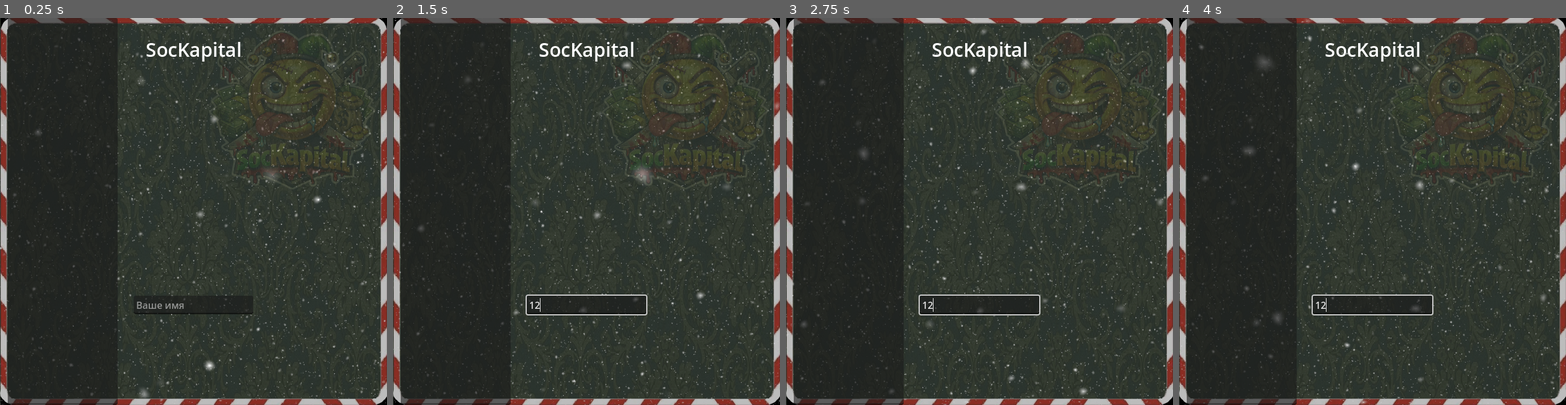
Above: before the commit, frames 1-4 (left to right).
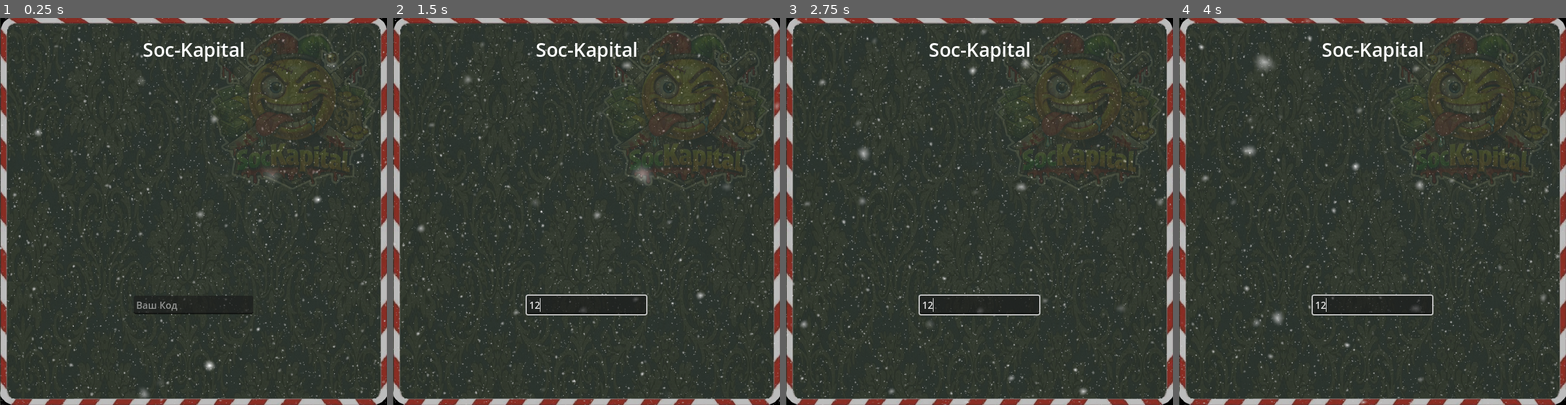
Above: after the commit, the same moments.

Repository: SumZbrod/SocKapitalGD
Game: Godot game, scene res://scene/main.tscn
The game is run twice, just before and just after one commit, with the same random seed, the same clock (stepped at 60 frames per second) and the same inputs.
Inputs (mouse positions are in pixels of both pictures, inside the frame that each line leads up to):
- Up to frame 1 (0.25 s): no input
- Up to frame 2 (1.5 s): click (586, 304) at 0.52 s; type "12" at 0.6 s
- Up to frame 3 (2.75 s): no input
- Up to frame 4 (4 s): no input

The runs differ from the first frame. In frame 1, 2.9% of the frame differs, in the area x 2-63%, y 0-100%; in frame 2, 2.9%; in frame 3, 3.0%; in frame 4, 3.3%.

Commit message:
web build

Diff:
--- a/project.godot
+++ b/project.godot
@@ -13,6 +13,8 @@
 config/name="SocKapital"
 run/main_scene="uid://cpwdrknl4gdqk"
 config/features=PackedStringArray("4.5", "Forward Plus")
+boot_splash/bg_color=Color(0.075366445, 0.20548612, 0.097499184, 1)
+boot_splash/image="uid://db4uqjuthofgp"
 config/icon="res://assets/img/icon.png"
 
 [display]
--- a/scene/main.tscn
+++ b/scene/main.tscn
@@ -44,7 +44,7 @@
 layout_mode = 2
 size_flags_horizontal = 4
 theme_override_font_sizes/font_size = 32
-text = "SocKapital"
+text = "Soc-Kapital"
 
 [node name="VotingContainer" parent="UpperBlock" instance=ExtResource("2_wp4xf")]
 layout_mode = 2
@@ -84,7 +84,7 @@
 [node name="InputField" type="LineEdit" parent="VBox"]
 custom_minimum_size = Vector2(200, 0)
 layout_mode = 2
-placeholder_text = "Ваше имя"
+placeholder_text = "Ваш Код"
 
 [node name="NextButton" type="Button" parent="VBox"]
 visible = false
@@ -174,6 +174,7 @@
 grow_vertical = 2
 
 [node name="HistoryLog" type="TextEdit" parent="."]
+visible = false
 layout_mode = 1
 anchors_preset = -1
 anchor_left = 0.02
@@ -182,6 +183,11 @@
 grow_horizontal = 2
 grow_vertical = 2
 
+[node name="PingTimer" type="Timer" parent="."]
+wait_time = 10.0
+autostart = true
+
 [connection signal="value_changed" from="VBox/HSlider" to="." method="_on_h_slider_value_changed"]
 [connection signal="pressed" from="VBox/NextButton" to="." method="_on_next_button_pressed"]
 [connection signal="timeout" from="StateTimer" to="." method="_on_state_timer_timeout"]
+[connection signal="timeout" from="PingTimer" to="." method="_on_ping_timer_timeout"]
--- a/script/main.gd
+++ b/script/main.gd
@@ -12,12 +12,14 @@
 @onready var my_result: Label = $Account/MyResult
 @onready var account: VBoxContainer = $Account
 @onready var history_log: TextEdit = $HistoryLog
+@onready var ping_timer: Timer = $PingTimer
 
 @onready var label_state: Label = $UpperBlock/LabelState
 @onready var voting_container: VotingContainerClass = $UpperBlock/VotingContainer
 @onready var state_timer: Timer = $StateTimer
 var new_state
 var game_history := ''
+var peer := WebSocketMultiplayerPeer.new()
 
 enum {
 	JOIN,
@@ -28,34 +30,50 @@
 }
 var state := JOIN
 
-const PORT: int = 8080
-var SERVER_URL: String = "ws://127.0.0.1:" + str(PORT)
-
 var players_data: Dictionary = {}  # {player_id: {'place': int, 'name':str, 'request_result':int, 'alive': bool 'ready': bool, 'balance': int, 'request': int, 'vote': {player_id: int}}}
 var offline_players := {};
 var game_data: Dictionary = {'init_budget': 0, 'voting': {}, 'vote_winner': {}}
-var max_time := 1.
-var time := 0.
 var ava_id_shift := randi() % 9
 var ava_id_step:int = [1, 2, 4, 5, 7, 8].pick_random()
+var player_codes = {}
+
+const PORT: int = 8080
+var SERVER_URL: String
+
+func _process(_delta):
+	if peer:
+		peer.poll()
 
 func _ready() -> void:
+	if OS.has_feature("web"):
+		SERVER_URL = "wss://soc-kapital.ru/ws/"  # Обязательно wss и путь /ws/
+	else:
+		SERVER_URL = "ws://127.0.0.1:" + str(PORT)
 	var args = OS.get_cmdline_args()
+
 	for arg in args:
 		arg = arg as String
-		if arg.begins_with("-p="):
-			var value = arg.split("=")[1]
-			start_player_count = value.to_int()
+		if arg.begins_with(">"):
+			var players_names = arg.split(" ")
+			for pl_name in players_names:
+				var code = randi() % 1_000_000
+				player_codes[str(code)] = {'name': pl_name, 'not_used': true}
+
+	if !player_codes:
+		var names = "ABCDEXYZW".split()
+		for i in range(start_player_count):
+			player_codes[str(i)] = {'name': names[i], 'not_used': true}
+
 	voting_container.change_decition.connect(_on_change_voting)
 	input_field.text_submitted.connect(_on_text_submitted)
 	state = JOIN
+
 	if OS.has_feature("dedicated_server") or "--server" in OS.get_cmdline_args():
 		start_server()
 	else:
 		start_client()
 
 func start_server() -> void:
-	var peer: WebSocketMultiplayerPeer = WebSocketMultiplayerPeer.new()
 	var err: Error = peer.create_server(PORT)
 	if err != OK:
 		push_error("Ошибка сервера: " + str(err))
@@ -69,7 +87,6 @@
 	multiplayer.peer_disconnected.connect(_on_player_disconnected)
 
 func start_client() -> void:
-	var peer: WebSocketMultiplayerPeer = WebSocketMultiplayerPeer.new()
 	var err: Error = peer.create_client(SERVER_URL)
 	if err != OK:
 		push_error("Ошибка клиента: " + str(err))
@@ -83,10 +100,6 @@
 
 func _on_player_connected(pid: int) -> void:
 	_server_restore_screen(pid)
-	if state == JOIN:
-		message_label.text = "Ожидайте начала игры"
-	else:
-		message_label.text = "Игра уже началась"
 
 func _on_player_disconnected(id: int) -> void:
 	if id in players_data:
@@ -98,10 +111,6 @@
 	var pid = multiplayer.get_unique_id()
 	_server_restore_screen(pid)
 	print("Подключен! ID: " + str(pid))
-	if state == JOIN:
-		message_label.text = "Ожидайте начала игры"
-	else:
-		message_label.text = "Игра уже началась"
 
 @rpc("any_peer", "call_remote", "reliable")
 func _server_restore_screen(pid: int):
@@ -117,12 +126,25 @@
 	message_label.text = "Сервер недоступен"
 
 @rpc("any_peer", "call_remote", "reliable")
-func _server_create_new_player(id: int):
+func _server_create_new_player(id: int, code_text: String):
 	if !multiplayer.is_server():
 		return
-	var ava_id = (ava_id_shift + ava_id_step*players_data.size()) % 9
-	var peer_addres = multiplayer.multiplayer_peer.get_peer_address(id)
-	players_data[id] = {'peer_addres': peer_addres, 'alive': true, 'ready': false, 'name': id, 'ava_id': ava_id, 'balance': 0, 'request': 0, 'request_result':0, 'vote': {}, 'place': 0}
+	print(player_codes)
+	if code_text in player_codes:
+		if player_codes[code_text]['not_used']:
+			var ava_id = (ava_id_shift + ava_id_step*players_data.size()) % 9
+			var peer_addres = multiplayer.multiplayer_peer.get_peer_address(id)
+			players_data[id] = {'peer_addres': peer_addres, 'alive': true, 'ready': false, 'name': player_codes[code_text]['name'], 'ava_id': ava_id, 'balance': 0, 'request': 0, 'request_result':0, 'vote': {}, 'place': 0}
+		else:
+			var update_date = {
+				"message_label" : "Этот код уже использован"
+			}
+			_client_change_screen_data.rpc_id(id, update_date)
+	else:
+		var update_date = {
+				"message_label" : "Неправильный код"
+		}
+		_client_change_screen_data.rpc_id(id, update_date)
 
 func get_player_screen_data() -> Dictionary:
 	var res = {
@@ -141,7 +163,7 @@
 		return
 	if state != JOIN:
 		return
-	_server_create_new_player.rpc_id(1, multiplayer.get_unique_id())
+	_server_create_new_player.rpc_id(1, multiplayer.get_unique_id(), text)
 	_on_next_button_pressed()
 
 @rpc("any_peer", "call_remote", "reliable")
@@ -151,7 +173,7 @@
 		return
 	if pid not in players_data:
 		push_warning("[_server_update_game] pid not in players_data")
-		push_warning("[_server_update_game] s" % str(players_data))
+		push_warning("[_server_update_game] %s" % str(players_data))
 		return
 	if players_data[pid]['ready']:
 		push_warning("[_server_update_game] already ready")
@@ -197,10 +219,9 @@
 ## Должен обновлять имя и обновлять VotingContaine
 ## Проверяет что игру можно начинать
 ## Не даёт повторного выполнения
-func _server_update_game_on_join(pid: int, player_data: Dictionary) -> void:
+func _server_update_game_on_join(pid: int, _player_data: Dictionary) -> void:
 	# Обновление инфы об игроке
 	players_data[pid]['ready'] = true
-	players_data[pid]['name'] = player_data['input_field_text']
 
 	# Обновление данных экрана игроков
 	var ready_alive_players := get_alive_ready_count()
@@ -634,3 +655,14 @@
 		update_data['voting_vars'] = [win_pid]
 
 	_server_update_all_client_screen_data(update_data)
+
+func _on_ping_timer_timeout() -> void:
+	if multiplayer.is_server():
+		return
+	if multiplayer.multiplayer_peer.get_connection_status() == MultiplayerPeer.CONNECTION_CONNECTED:
+		keep_alive_dummy.rpc_id(1, multiplayer.get_unique_id())
+
+@rpc("any_peer", "reliable")
+func keep_alive_dummy(pid) -> void:
+	if pid in players_data:
+		print("[%s] PING" % players_data[pid]['name'])
Not shown, changed: export_presets.cfg
Binary file removed: web/index.apple-touch-icon.png
Not shown, removed: web/index.apple-touch-icon.png.import
Binary file removed: web/index.icon.png
Not shown, removed: web/index.icon.png.import
Binary file removed: web/index.png
Not shown, removed: web/index.png.import
Not shown, removed: build/linux_server.pck
Not shown, removed: build/linux_server.sh
Not shown, changed: build/linux_server.x86_64
Not shown, removed: web/index.audio.position.worklet.js
Not shown, removed: web/index.audio.worklet.js
(and 5 more such lines)
